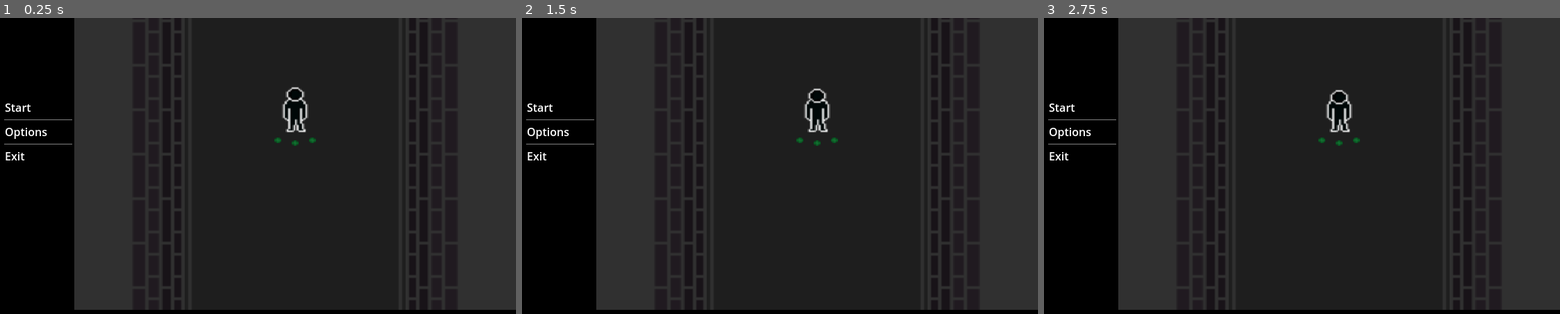
Above: before the commit, frames 1-3 (left to right).
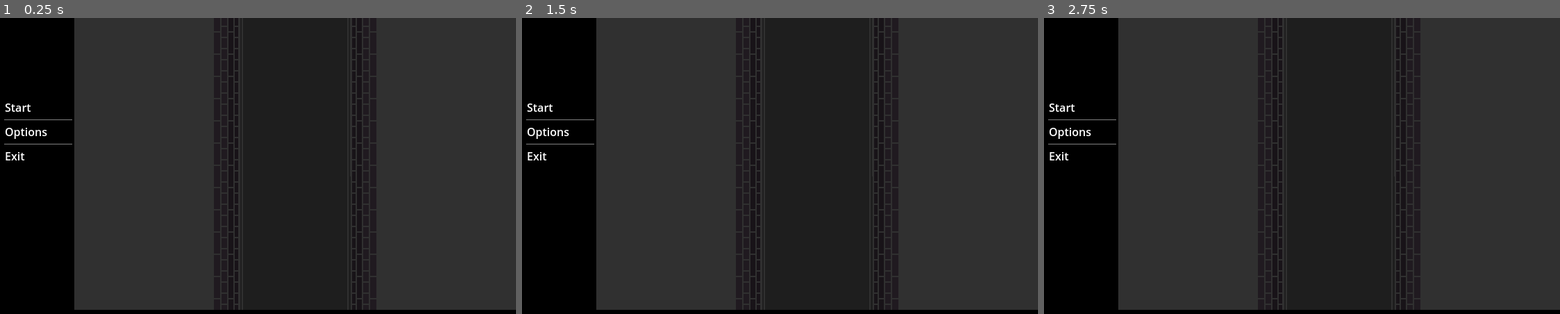
Above: after the commit, the same moments.

Repository: Svedek/The_Seeker
Game: Godot game, scene res://Menus+GUI/main_menu.tscn
Two runs of this game, one before a commit and one after it. Both use one fixed random seed, a clock stepped at 60 frames per second and the inputs below. This scene is started directly instead of the project's main scene. The engine's default icon, where the game draws it, is replaced by a stand-in: a white triangle on a blue panel in a dark square.
Inputs (mouse positions are in pixels of both pictures, inside the frame that each line leads up to):
- Up to frame 1 (0.25 s): no input
- Up to frame 2 (1.5 s): tap Enter at 0.5 s; move the mouse to (888, 257) at 0.52 s; hold Right (ui_right) 0.53-1.28 s; hold Right mouse button (aim) 0.53-1.28 s; click (888, 257) at 0.67 s; tap Space at 1.25 s; move the mouse to (666, 311) at 1.27 s; hold Down (ui_down) from 1.28 s (still down); click (666, 311) at 1.35 s
- Up to frame 3 (2.75 s): tap Enter at 2 s; move the mouse to (1348, 166) at 2.02 s; release Down (ui_down) at 2.03 s; hold Right (ui_right) from 2.03 s (still down); hold Shift (dash) from 2.03 s (still down)

The runs differ from the first frame. In frame 1, 4.8% of the frame differs, in the area x 31-83%, y 0-99%; in frame 2, 4.7%; in frame 3, 4.7%.

Commit message:
Created Player Dummy
Player Dummy created - allows for player model to be used in strictly visual situations (cutscenes pretty much)

Diff:
--- a/The_Seeker/Menus+GUI/menu_hallway.tscn
+++ b/The_Seeker/Menus+GUI/menu_hallway.tscn
@@ -1,7 +1,7 @@
 [gd_scene load_steps=3 format=3 uid="uid://cqkooyhov3s6r"]
 
 [ext_resource type="TileSet" uid="uid://c6hoh56g4x836" path="res://World/Boink_Tileset.tres" id="1_1kgv3"]
-[ext_resource type="PackedScene" uid="uid://dijbsr6yuija1" path="res://Actors/Creatures/Player/player.tscn" id="2_84ooe"]
+[ext_resource type="PackedScene" uid="uid://lv1hnnxdvbln" path="res://Menus+GUI/player_dummy.tscn" id="2_muqyx"]
 
 [node name="MenuHallway" type="Node2D"]
 
@@ -31,8 +31,4 @@
 [node name="OptionsMenuPosition" type="Marker2D" parent="."]
 position = Vector2(2816, 256)
 
-[node name="Player" parent="." instance=ExtResource("2_84ooe")]
-position = Vector2(256, 768)
-
-[node name="Camera2D" type="Camera2D" parent="Player"]
-zoom = Vector2(2, 2)
+[node name="PlayerDummy" parent="." instance=ExtResource("2_muqyx")]
--- /dev/null
+++ b/The_Seeker/Menus+GUI/player_dummy.gd
@@ -0,0 +1,13 @@
+extends Node2D
+
+
+@onready var _animation_tree = $AnimationTree
+@onready var _animation_playback : AnimationNodeStateMachinePlayback = _animation_tree.get("parameters/playback")
+
+func animate_idle(dir):
+	_animation_tree["parameters/Idle/blend_position"] = dir
+	_animation_playback.travel("Idle")
+
+func animate_run(dir):
+	_animation_tree["parameters/Run/blend_position"] = dir
+	_animation_playback.travel("Run")
--- /dev/null
+++ b/The_Seeker/Menus+GUI/player_dummy.tscn
@@ -0,0 +1,590 @@
+[gd_scene load_steps=28 format=3 uid="uid://lv1hnnxdvbln"]
+
+[ext_resource type="Script" path="res://Menus+GUI/player_dummy.gd" id="1_x88ty"]
+[ext_resource type="Texture2D" uid="uid://cftm5ajvant1n" path="res://Actors/Creatures/Player/player_run.png" id="2_1d8xy"]
+[ext_resource type="Texture2D" uid="uid://dm17wh2j538cs" path="res://Actors/Creatures/Player/player_idle.png" id="3_81g8c"]
+
+[sub_resource type="Animation" id="Animation_nua6p"]
+resource_name = "run_down"
+length = 0.5
+loop_mode = 1
+step = 0.125
+tracks/0/type = "value"
+tracks/0/imported = false
+tracks/0/enabled = true
+tracks/0/path = NodePath("Sprite:texture")
+tracks/0/interp = 1
+tracks/0/loop_wrap = true
+tracks/0/keys = {
+"times": PackedFloat32Array(0),
+"transitions": PackedFloat32Array(1),
+"update": 1,
+"values": [ExtResource("2_1d8xy")]
+}
+tracks/1/type = "value"
+tracks/1/imported = false
+tracks/1/enabled = true
+tracks/1/path = NodePath("Sprite:hframes")
+tracks/1/interp = 1
+tracks/1/loop_wrap = true
+tracks/1/keys = {
+"times": PackedFloat32Array(0),
+"transitions": PackedFloat32Array(1),
+"update": 1,
+"values": [4]
+}
+tracks/2/type = "value"
+tracks/2/imported = false
+tracks/2/enabled = true
+tracks/2/path = NodePath("Sprite:vframes")
+tracks/2/interp = 1
+tracks/2/loop_wrap = true
+tracks/2/keys = {
+"times": PackedFloat32Array(0),
+"transitions": PackedFloat32Array(1),
+"update": 1,
+"values": [4]
+}
+tracks/3/type = "value"
+tracks/3/imported = false
+tracks/3/enabled = true
+tracks/3/path = NodePath("Sprite:frame")
+tracks/3/interp = 1
+tracks/3/loop_wrap = true
+tracks/3/keys = {
+"times": PackedFloat32Array(0, 0.125, 0.25, 0.375),
+"transitions": PackedFloat32Array(1, 1, 1, 1),
+"update": 1,
+"values": [4, 5, 6, 7]
+}
+
+[sub_resource type="Animation" id="Animation_hu0gw"]
+length = 0.001
+tracks/0/type = "value"
+tracks/0/imported = false
+tracks/0/enabled = true
+tracks/0/path = NodePath("Sprite:texture")
+tracks/0/interp = 1
+tracks/0/loop_wrap = true
+tracks/0/keys = {
+"times": PackedFloat32Array(0),
+"transitions": PackedFloat32Array(1),
+"update": 1,
+"values": [ExtResource("3_81g8c")]
+}
+tracks/1/type = "value"
+tracks/1/imported = false
+tracks/1/enabled = true
+tracks/1/path = NodePath("Sprite:hframes")
+tracks/1/interp = 1
+tracks/1/loop_wrap = true
+tracks/1/keys = {
+"times": PackedFloat32Array(0),
+"transitions": PackedFloat32Array(1),
+"update": 1,
+"values": [5]
+}
+tracks/2/type = "value"
+tracks/2/imported = false
+tracks/2/enabled = true
+tracks/2/path = NodePath("Sprite:vframes")
+tracks/2/interp = 1
+tracks/2/loop_wrap = true
+tracks/2/keys = {
+"times": PackedFloat32Array(0),
+"transitions": PackedFloat32Array(1),
+"update": 1,
+"values": [4]
+}
+tracks/3/type = "value"
+tracks/3/imported = false
+tracks/3/enabled = true
+tracks/3/path = NodePath("Sprite:frame")
+tracks/3/interp = 1
+tracks/3/loop_wrap = true
+tracks/3/keys = {
+"times": PackedFloat32Array(0),
+"transitions": PackedFloat32Array(1),
+"update": 1,
+"values": [5]
+}
+
+[sub_resource type="Animation" id="Animation_k0p00"]
+resource_name = "run_up"
+length = 0.5
+loop_mode = 1
+step = 0.125
+tracks/0/type = "value"
+tracks/0/imported = false
+tracks/0/enabled = true
+tracks/0/path = NodePath("Sprite:texture")
+tracks/0/interp = 1
+tracks/0/loop_wrap = true
+tracks/0/keys = {
+"times": PackedFloat32Array(0),
+"transitions": PackedFloat32Array(1),
+"update": 1,
+"values": [ExtResource("2_1d8xy")]
+}
+tracks/1/type = "value"
+tracks/1/imported = false
+tracks/1/enabled = true
+tracks/1/path = NodePath("Sprite:hframes")
+tracks/1/interp = 1
+tracks/1/loop_wrap = true
+tracks/1/keys = {
+"times": PackedFloat32Array(0),
+"transitions": PackedFloat32Array(1),
+"update": 1,
+"values": [4]
+}
+tracks/2/type = "value"
+tracks/2/imported = false
+tracks/2/enabled = true
+tracks/2/path = NodePath("Sprite:vframes")
+tracks/2/interp = 1
+tracks/2/loop_wrap = true
+tracks/2/keys = {
+"times": PackedFloat32Array(0),
+"transitions": PackedFloat32Array(1),
+"update": 1,
+"values": [4]
+}
+tracks/3/type = "value"
+tracks/3/imported = false
+tracks/3/enabled = true
+tracks/3/path = NodePath("Sprite:frame")
+tracks/3/interp = 1
+tracks/3/loop_wrap = true
+tracks/3/keys = {
+"times": PackedFloat32Array(0, 0.125, 0.25, 0.375),
+"transitions": PackedFloat32Array(1, 1, 1, 1),
+"update": 1,
+"values": [0, 1, 2, 3]
+}
+
+[sub_resource type="Animation" id="Animation_268rl"]
+resource_name = "run_left"
+length = 0.5
+loop_mode = 1
+step = 0.125
+tracks/0/type = "value"
+tracks/0/imported = false
+tracks/0/enabled = true
+tracks/0/path = NodePath("Sprite:texture")
+tracks/0/interp = 1
+tracks/0/loop_wrap = true
+tracks/0/keys = {
+"times": PackedFloat32Array(0),
+"transitions": PackedFloat32Array(1),
+"update": 1,
+"values": [ExtResource("2_1d8xy")]
+}
+tracks/1/type = "value"
+tracks/1/imported = false
+tracks/1/enabled = true
+tracks/1/path = NodePath("Sprite:hframes")
+tracks/1/interp = 1
+tracks/1/loop_wrap = true
+tracks/1/keys = {
+"times": PackedFloat32Array(0),
+"transitions": PackedFloat32Array(1),
+"update": 1,
+"values": [4]
+}
+tracks/2/type = "value"
+tracks/2/imported = false
+tracks/2/enabled = true
+tracks/2/path = NodePath("Sprite:vframes")
+tracks/2/interp = 1
+tracks/2/loop_wrap = true
+tracks/2/keys = {
+"times": PackedFloat32Array(0),
+"transitions": PackedFloat32Array(1),
+"update": 1,
+"values": [4]
+}
+tracks/3/type = "value"
+tracks/3/imported = false
+tracks/3/enabled = true
+tracks/3/path = NodePath("Sprite:frame")
+tracks/3/interp = 1
+tracks/3/loop_wrap = true
+tracks/3/keys = {
+"times": PackedFloat32Array(0, 0.125, 0.25, 0.375),
+"transitions": PackedFloat32Array(1, 1, 1, 1),
+"update": 1,
+"values": [8, 9, 10, 11]
+}
+
+[sub_resource type="Animation" id="Animation_1gigq"]
+resource_name = "run_right"
+length = 0.5
+loop_mode = 1
+step = 0.125
+tracks/0/type = "value"
+tracks/0/imported = false
+tracks/0/enabled = true
+tracks/0/path = NodePath("Sprite:texture")
+tracks/0/interp = 1
+tracks/0/loop_wrap = true
+tracks/0/keys = {
+"times": PackedFloat32Array(0),
+"transitions": PackedFloat32Array(1),
+"update": 1,
+"values": [ExtResource("2_1d8xy")]
+}
+tracks/1/type = "value"
+tracks/1/imported = false
+tracks/1/enabled = true
+tracks/1/path = NodePath("Sprite:hframes")
+tracks/1/interp = 1
+tracks/1/loop_wrap = true
+tracks/1/keys = {
+"times": PackedFloat32Array(0),
+"transitions": PackedFloat32Array(1),
+"update": 1,
+"values": [4]
+}
+tracks/2/type = "value"
+tracks/2/imported = false
+tracks/2/enabled = true
+tracks/2/path = NodePath("Sprite:vframes")
+tracks/2/interp = 1
+tracks/2/loop_wrap = true
+tracks/2/keys = {
+"times": PackedFloat32Array(0),
+"transitions": PackedFloat32Array(1),
+"update": 1,
+"values": [4]
+}
+tracks/3/type = "value"
+tracks/3/imported = false
+tracks/3/enabled = true
+tracks/3/path = NodePath("Sprite:frame")
+tracks/3/interp = 1
+tracks/3/loop_wrap = true
+tracks/3/keys = {
+"times": PackedFloat32Array(0, 0.125, 0.25, 0.375),
+"transitions": PackedFloat32Array(1, 1, 1, 1),
+"update": 1,
+"values": [12, 13, 14, 15]
+}
+
+[sub_resource type="Animation" id="Animation_la53w"]
+resource_name = "idle_up"
+length = 3.0
+loop_mode = 1
+step = 0.125
+tracks/0/type = "value"
+tracks/0/imported = false
+tracks/0/enabled = true
+tracks/0/path = NodePath("Sprite:texture")
+tracks/0/interp = 1
+tracks/0/loop_wrap = true
+tracks/0/keys = {
+"times": PackedFloat32Array(0),
+"transitions": PackedFloat32Array(1),
+"update": 1,
+"values": [ExtResource("3_81g8c")]
+}
+tracks/1/type = "value"
+tracks/1/imported = false
+tracks/1/enabled = true
+tracks/1/path = NodePath("Sprite:hframes")
+tracks/1/interp = 1
+tracks/1/loop_wrap = true
+tracks/1/keys = {
+"times": PackedFloat32Array(0),
+"transitions": PackedFloat32Array(1),
+"update": 1,
+"values": [5]
+}
+tracks/2/type = "value"
+tracks/2/imported = false
+tracks/2/enabled = true
+tracks/2/path = NodePath("Sprite:vframes")
+tracks/2/interp = 1
+tracks/2/loop_wrap = true
+tracks/2/keys = {
+"times": PackedFloat32Array(0),
+"transitions": PackedFloat32Array(1),
+"update": 1,
+"values": [4]
+}
+tracks/3/type = "value"
+tracks/3/imported = false
+tracks/3/enabled = true
+tracks/3/path = NodePath("Sprite:frame")
+tracks/3/interp = 1
+tracks/3/loop_wrap = true
+tracks/3/keys = {
+"times": PackedFloat32Array(0, 0.75, 1, 1.25, 1.5, 2.25, 2.5, 2.75),
+"transitions": PackedFloat32Array(1, 1, 1, 1, 1, 1, 1, 1),
+"update": 1,
+"values": [0, 1, 2, 1, 0, 3, 4, 3]
+}
+
+[sub_resource type="Animation" id="Animation_rellr"]
+resource_name = "idle_down"
+length = 3.0
+loop_mode = 1
+step = 0.125
+tracks/0/type = "value"
+tracks/0/imported = false
+tracks/0/enabled = true
+tracks/0/path = NodePath("Sprite:texture")
+tracks/0/interp = 1
+tracks/0/loop_wrap = true
+tracks/0/keys = {
+"times": PackedFloat32Array(0),
+"transitions": PackedFloat32Array(1),
+"update": 1,
+"values": [ExtResource("3_81g8c")]
+}
+tracks/1/type = "value"
+tracks/1/imported = false
+tracks/1/enabled = true
+tracks/1/path = NodePath("Sprite:hframes")
+tracks/1/interp = 1
+tracks/1/loop_wrap = true
+tracks/1/keys = {
+"times": PackedFloat32Array(0),
+"transitions": PackedFloat32Array(1),
+"update": 1,
+"values": [5]
+}
+tracks/2/type = "value"
+tracks/2/imported = false
+tracks/2/enabled = true
+tracks/2/path = NodePath("Sprite:vframes")
+tracks/2/interp = 1
+tracks/2/loop_wrap = true
+tracks/2/keys = {
+"times": PackedFloat32Array(0),
+"transitions": PackedFloat32Array(1),
+"update": 1,
+"values": [4]
+}
+tracks/3/type = "value"
+tracks/3/imported = false
+tracks/3/enabled = true
+tracks/3/path = NodePath("Sprite:frame")
+tracks/3/interp = 1
+tracks/3/loop_wrap = true
+tracks/3/keys = {
+"times": PackedFloat32Array(0, 0.75, 1, 1.25, 1.5, 2.25, 2.5, 2.75),
+"transitions": PackedFloat32Array(1, 1, 1, 1, 1, 1, 1, 1),
+"update": 1,
+"values": [5, 6, 7, 6, 5, 8, 9, 8]
+}
+
+[sub_resource type="Animation" id="Animation_dg37k"]
+resource_name = "idle_left"
+length = 3.0
+loop_mode = 1
+step = 0.125
+tracks/0/type = "value"
+tracks/0/imported = false
+tracks/0/enabled = true
+tracks/0/path = NodePath("Sprite:texture")
+tracks/0/interp = 1
+tracks/0/loop_wrap = true
+tracks/0/keys = {
+"times": PackedFloat32Array(0),
+"transitions": PackedFloat32Array(1),
+"update": 1,
+"values": [ExtResource("3_81g8c")]
+}
+tracks/1/type = "value"
+tracks/1/imported = false
+tracks/1/enabled = true
+tracks/1/path = NodePath("Sprite:hframes")
+tracks/1/interp = 1
+tracks/1/loop_wrap = true
+tracks/1/keys = {
+"times": PackedFloat32Array(0),
+"transitions": PackedFloat32Array(1),
+"update": 1,
+"values": [5]
+}
+tracks/2/type = "value"
+tracks/2/imported = false
+tracks/2/enabled = true
+tracks/2/path = NodePath("Sprite:vframes")
+tracks/2/interp = 1
+tracks/2/loop_wrap = true
+tracks/2/keys = {
+"times": PackedFloat32Array(0),
+"transitions": PackedFloat32Array(1),
+"update": 1,
+"values": [4]
+}
+tracks/3/type = "value"
+tracks/3/imported = false
+tracks/3/enabled = true
+tracks/3/path = NodePath("Sprite:frame")
+tracks/3/interp = 1
+tracks/3/loop_wrap = true
+tracks/3/keys = {
+"times": PackedFloat32Array(0, 0.75, 1, 1.25, 1.5, 2.25, 2.5, 2.75),
+"transitions": PackedFloat32Array(1, 1, 1, 1, 1, 1, 1, 1),
+"update": 1,
+"values": [10, 11, 12, 11, 10, 13, 14, 13]
+}
+
+[sub_resource type="Animation" id="Animation_dt4os"]
+resource_name = "idle_right"
+length = 3.0
+loop_mode = 1
+step = 0.125
+tracks/0/type = "value"
+tracks/0/imported = false
+tracks/0/enabled = true
+tracks/0/path = NodePath("Sprite:texture")
+tracks/0/interp = 1
+tracks/0/loop_wrap = true
+tracks/0/keys = {
+"times": PackedFloat32Array(0),
+"transitions": PackedFloat32Array(1),
+"update": 1,
+"values": [ExtResource("3_81g8c")]
+}
+tracks/1/type = "value"
+tracks/1/imported = false
+tracks/1/enabled = true
+tracks/1/path = NodePath("Sprite:hframes")
+tracks/1/interp = 1
+tracks/1/loop_wrap = true
+tracks/1/keys = {
+"times": PackedFloat32Array(0),
+"transitions": PackedFloat32Array(1),
+"update": 1,
+"values": [5]
+}
+tracks/2/type = "value"
+tracks/2/imported = false
+tracks/2/enabled = true
+tracks/2/path = NodePath("Sprite:vframes")
+tracks/2/interp = 1
+tracks/2/loop_wrap = true
+tracks/2/keys = {
+"times": PackedFloat32Array(0),
+"transitions": PackedFloat32Array(1),
+"update": 1,
+"values": [4]
+}
+tracks/3/type = "value"
+tracks/3/imported = false
+tracks/3/enabled = true
+tracks/3/path = NodePath("Sprite:frame")
+tracks/3/interp = 1
+tracks/3/loop_wrap = true
+tracks/3/keys = {
+"times": PackedFloat32Array(0, 0.75, 1, 1.25, 1.5, 2.25, 2.5, 2.75),
+"transitions": PackedFloat32Array(1, 1, 1, 1, 1, 1, 1, 1),
+"update": 1,
+"values": [15, 16, 17, 16, 15, 18, 19, 18]
+}
+
+[sub_resource type="AnimationLibrary" id="AnimationLibrary_8ntkk"]
+_data = {
+"RESET": SubResource("Animation_hu0gw"),
+"idle_down": SubResource("Animation_rellr"),
+"idle_left": SubResource("Animation_dg37k"),
+"idle_right": SubResource("Animation_dt4os"),
+"idle_up": SubResource("Animation_la53w"),
+"run_down": SubResource("Animation_nua6p"),
+"run_left": SubResource("Animation_268rl"),
+"run_right": SubResource("Animation_1gigq"),
+"run_up": SubResource("Animation_k0p00")
+}
+
+[sub_resource type="AnimationNodeAnimation" id="AnimationNodeAnimation_a7fub"]
+animation = &"idle_left"
+
+[sub_resource type="AnimationNodeAnimation" id="AnimationNodeAnimation_30yag"]
+animation = &"idle_down"
+
+[sub_resource type="AnimationNodeAnimation" id="AnimationNodeAnimation_h45m8"]
+animation = &"idle_right"
+
+[sub_resource type="AnimationNodeAnimation" id="AnimationNodeAnimation_lpjic"]
+animation = &"idle_up"
+
+[sub_resource type="AnimationNodeBlendSpace2D" id="AnimationNodeBlendSpace2D_vga7r"]
+blend_point_0/node = SubResource("AnimationNodeAnimation_a7fub")
+blend_point_0/pos = Vector2(-1, 0)
+blend_point_1/node = SubResource("AnimationNodeAnimation_30yag")
+blend_point_1/pos = Vector2(0, 1.1)
+blend_point_2/node = SubResource("AnimationNodeAnimation_h45m8")
+blend_point_2/pos = Vector2(1, 0)
+blend_point_3/node = SubResource("AnimationNodeAnimation_lpjic")
+blend_point_3/pos = Vector2(0, -1.1)
+min_space = Vector2(-1, -1.1)
+max_space = Vector2(1, 1.1)
+blend_mode = 1
+
+[sub_resource type="AnimationNodeAnimation" id="AnimationNodeAnimation_5jn8u"]
+animation = &"run_left"
+
+[sub_resource type="AnimationNodeAnimation" id="AnimationNodeAnimation_aw8tx"]
+animation = &"run_down"
+
+[sub_resource type="AnimationNodeAnimation" id="AnimationNodeAnimation_utons"]
+animation = &"run_up"
+
+[sub_resource type="AnimationNodeAnimation" id="AnimationNodeAnimation_7rleu"]
+animation = &"run_right"
+
+[sub_resource type="AnimationNodeBlendSpace2D" id="AnimationNodeBlendSpace2D_mpbgi"]
+blend_point_0/node = SubResource("AnimationNodeAnimation_5jn8u")
+blend_point_0/pos = Vector2(-1, 0)
+blend_point_1/node = SubResource("AnimationNodeAnimation_aw8tx")
+blend_point_1/pos = Vector2(0, 1.1)
+blend_point_2/node = SubResource("AnimationNodeAnimation_utons")
+blend_point_2/pos = Vector2(0, -1.1)
+blend_point_3/node = SubResource("AnimationNodeAnimation_7rleu")
+blend_point_3/pos = Vector2(1, 0)
+min_space = Vector2(-1, -1.1)
+max_space = Vector2(1, 1.1)
+blend_mode = 1
+
+[sub_resource type="AnimationNodeStateMachineTransition" id="AnimationNodeStateMachineTransition_ohd2t"]
+advance_mode = 2
+
+[sub_resource type="AnimationNodeStateMachineTransition" id="AnimationNodeStateMachineTransition_pl44p"]
+
+[sub_resource type="AnimationNodeStateMachineTransition" id="AnimationNodeStateMachineTransition_owyrq"]
+
+[sub_resource type="AnimationNodeStateMachine" id="AnimationNodeStateMachine_6vjo8"]
+states/Idle/node = SubResource("AnimationNodeBlendSpace2D_vga7r")
+states/Idle/position = Vector2(404, 100)
+states/Run/node = SubResource("AnimationNodeBlendSpace2D_mpbgi")
+states/Run/position = Vector2(647, 100)
+transitions = ["Start", "Idle", SubResource("AnimationNodeStateMachineTransition_ohd2t"), "Idle", "Run", SubResource("AnimationNodeStateMachineTransition_pl44p"), "Run", "Idle", SubResource("AnimationNodeStateMachineTransition_owyrq")]
+
+[node name="PlayerDummy" type="Node2D"]
+script = ExtResource("1_x88ty")
+
+[node name="Sprite" type="Sprite2D" parent="."]
+z_index = 10
+position = Vector2(0, -16)
+texture = ExtResource("3_81g8c")
+hframes = 5
+vframes = 4
+frame = 5
+
+[node name="AnimationPlayer" type="AnimationPlayer" parent="."]
+libraries = {
+"": SubResource("AnimationLibrary_8ntkk")
+}
+
+[node name="AnimationTree" type="AnimationTree" parent="."]
+libraries = {
+"": SubResource("AnimationLibrary_8ntkk")
+}
+tree_root = SubResource("AnimationNodeStateMachine_6vjo8")
+anim_player = NodePath("../AnimationPlayer")
+parameters/Idle/blend_position = Vector2(0, 1)
+parameters/Run/blend_position = Vector2(0, 1)
